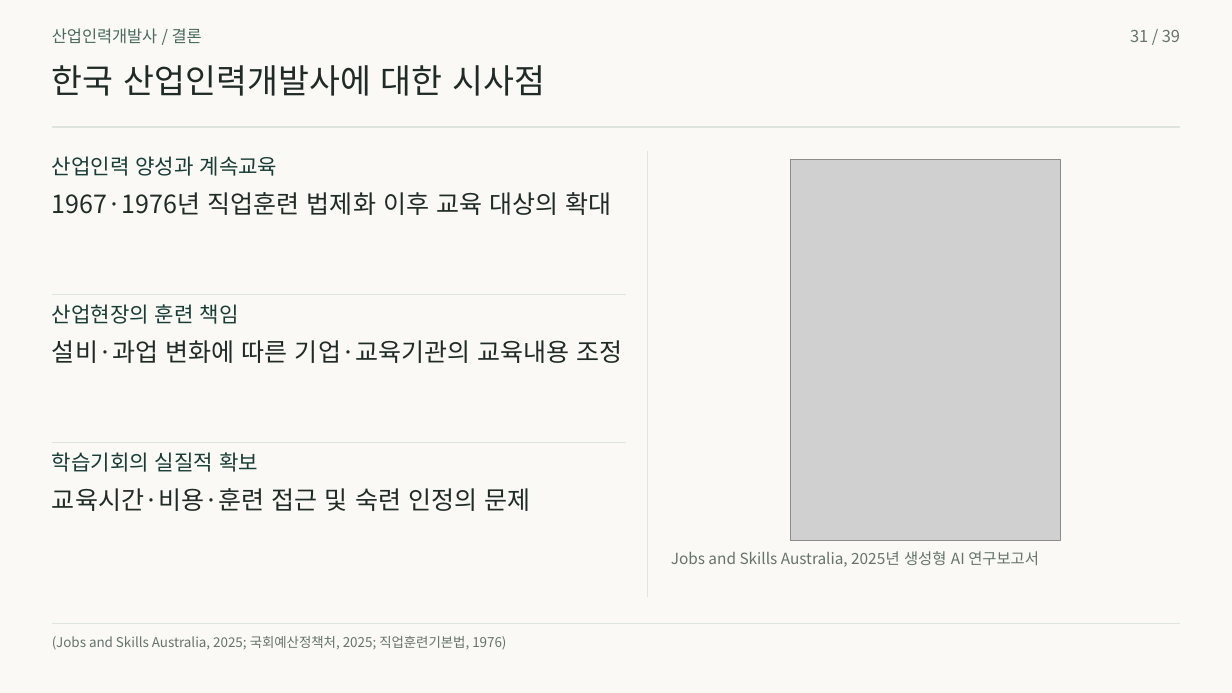
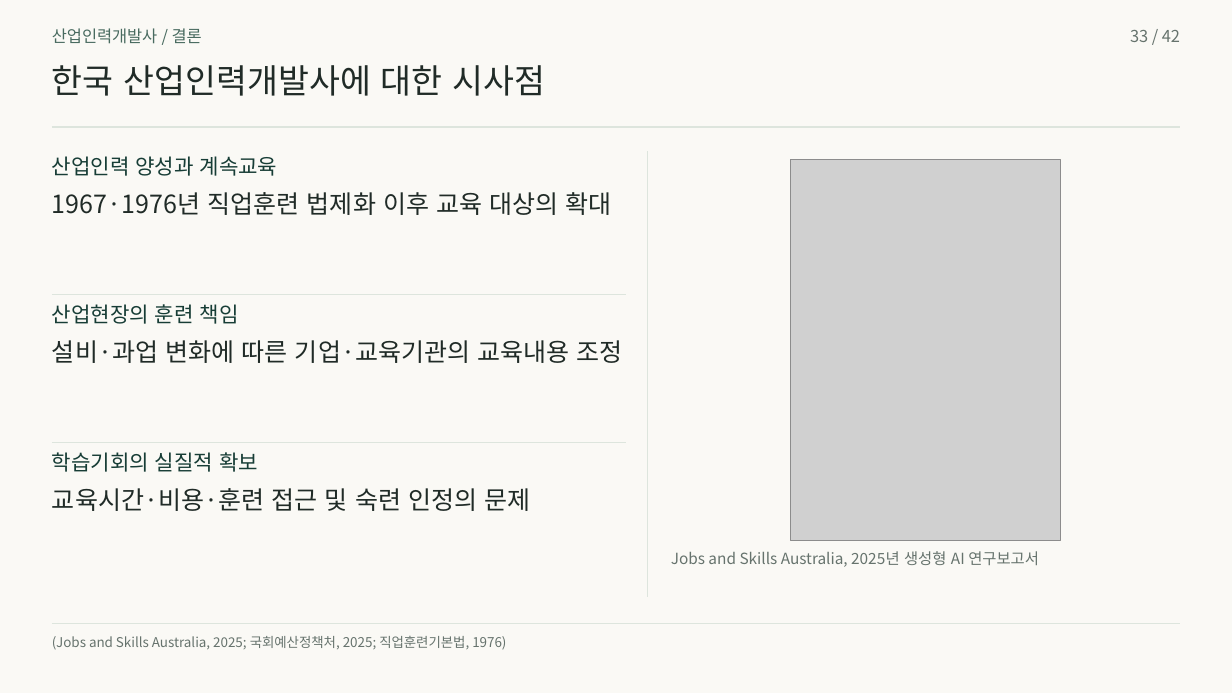
Before and after one commit to 01Chungee10/vet-history-rehearsal, a slide deck: slide 33 of au-cn-2026/presentation.pptx (slide 31 before the commit). Drawn at 1232x693 pixels with LibreOffice and Linux fonts; fonts in the diff are those of the drawing; grey boxes stand for pictures. Boxes give left, top, right and bottom in pixels: in the first picture for what was removed or moved away, otherwise in the second. Text is boxed around its words. In the diff, an @@ line names an element or a change of style, - is before the commit and + after.

```diff
--- a/au-cn-2026/presentation.pptx
+++ b/au-cn-2026/presentation.pptx
@@ text at bbox=[1130, 30, 1180, 42]: text changed @@
-31 / 39
+33 / 42
```
Also in this commit, not shown: 38 other slides changed, 3 slides added, 46 other files.
